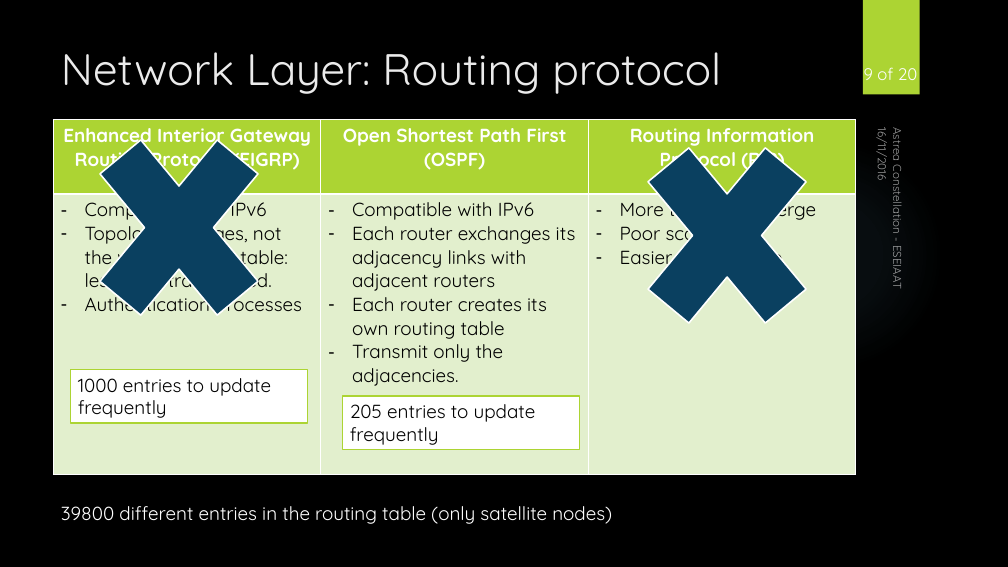
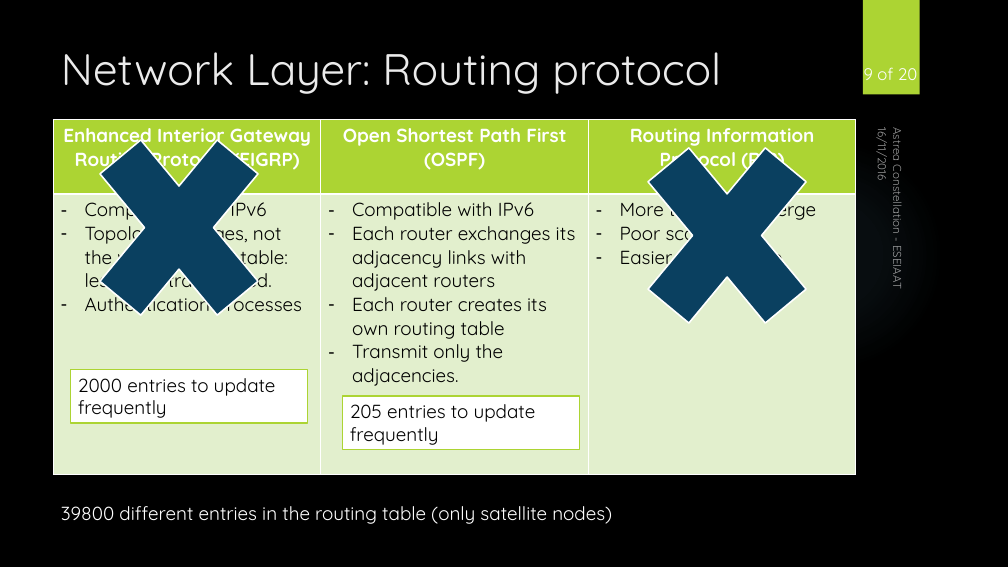
Before and after one commit to EvaMariaUrbano/Communications, a slide deck: slide 9 of Presentación Eva/PPT-PLANTILLA.pptx. Drawn at 1008x567 pixels with LibreOffice and Linux fonts; fonts in the diff are those of the drawing; background and template pictures are left out. Boxes give left, top, right and bottom in pixels: in the first picture for what was removed or moved away, otherwise in the second. Text is boxed around its words. In the diff, an @@ line names an element or a change of style, - is before the commit and + after.

Commit message:
PPT

```diff
--- a/Presentación Eva/PPT-PLANTILLA.pptx
+++ b/Presentación Eva/PPT-PLANTILLA.pptx
@@ text in rectangle at [78,378,276,418]: text changed @@
-1000 entries to update frequently
+2000 entries to update frequently
```
Also in this commit, not shown: 1 other file.
